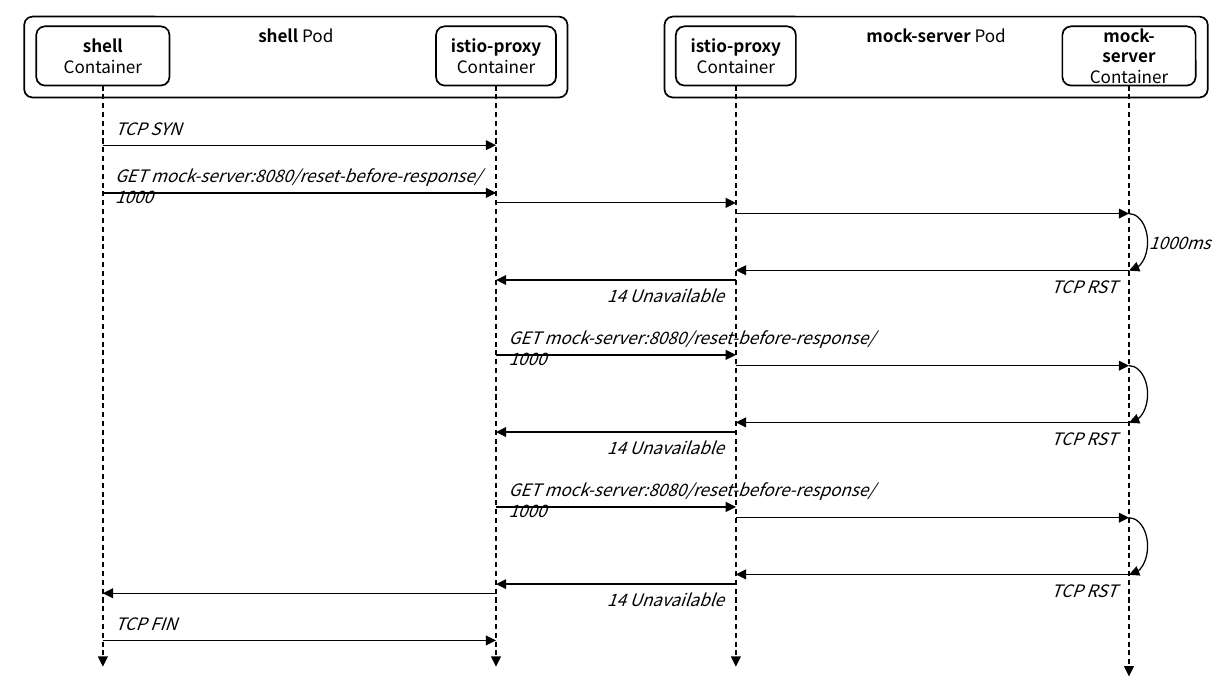
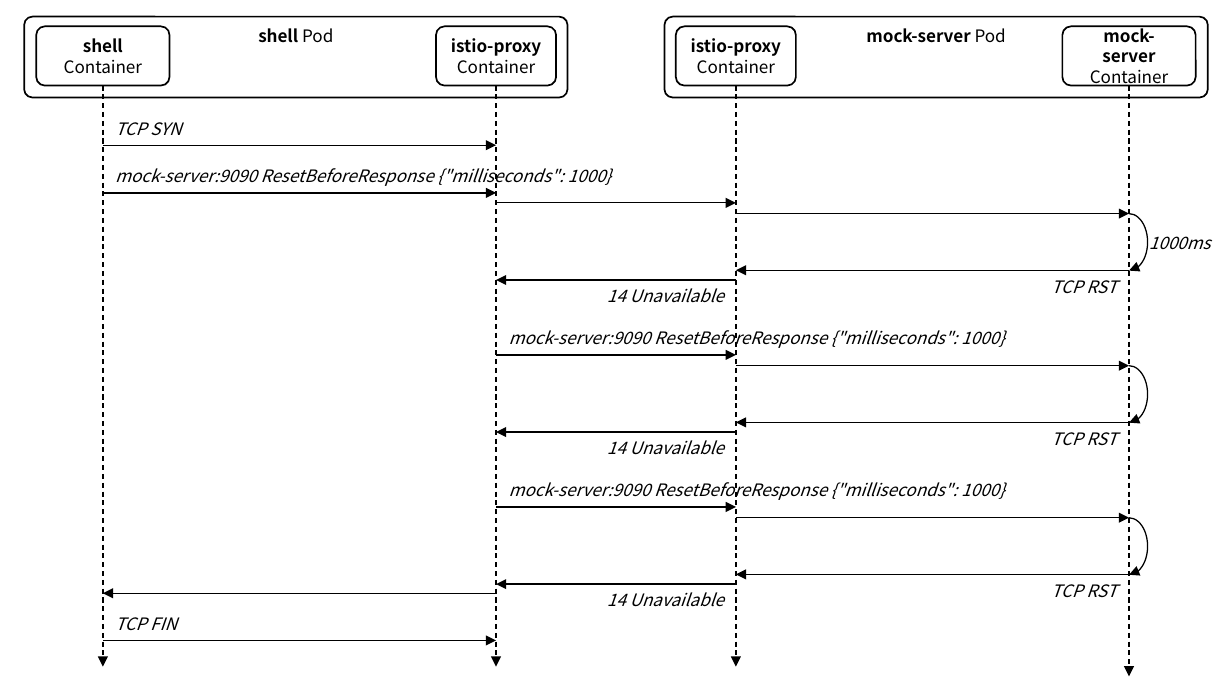
Before and after one commit to ssup2/blog-software, a slide deck: slide 20 of content/docs/theory-analysis/istio-sidecar-proxy-access-log/images/images.pptx. Drawn at 1232x693 pixels with LibreOffice and Linux fonts; fonts in the diff are those of the drawing. Boxes give left, top, right and bottom in pixels: in the first picture for what was removed or moved away, otherwise in the second. Text is boxed around its words. In the diff, an @@ line names an element or a change of style, - is before the commit and + after.

```diff
--- a/content/docs/theory-analysis/istio-sidecar-proxy-access-log/images/images.pptx
+++ b/content/docs/theory-analysis/istio-sidecar-proxy-access-log/images/images.pptx
@@ text at (115,165,612,188): text changed @@
-GET mock-server:8080/reset-before-response/1000
+mock-server:9090 ResetBeforeResponse {"milliseconds": 1000}
@@ text at (509,326,1005,348): text changed @@
-GET mock-server:8080/reset-before-response/1000
+mock-server:9090 ResetBeforeResponse {"milliseconds": 1000}
@@ text at (509,478,1005,502): text changed @@
-GET mock-server:8080/reset-before-response/1000
+mock-server:9090 ResetBeforeResponse {"milliseconds": 1000}
```
Also in this commit, not shown: 1 other slide changed, 3 other files.
